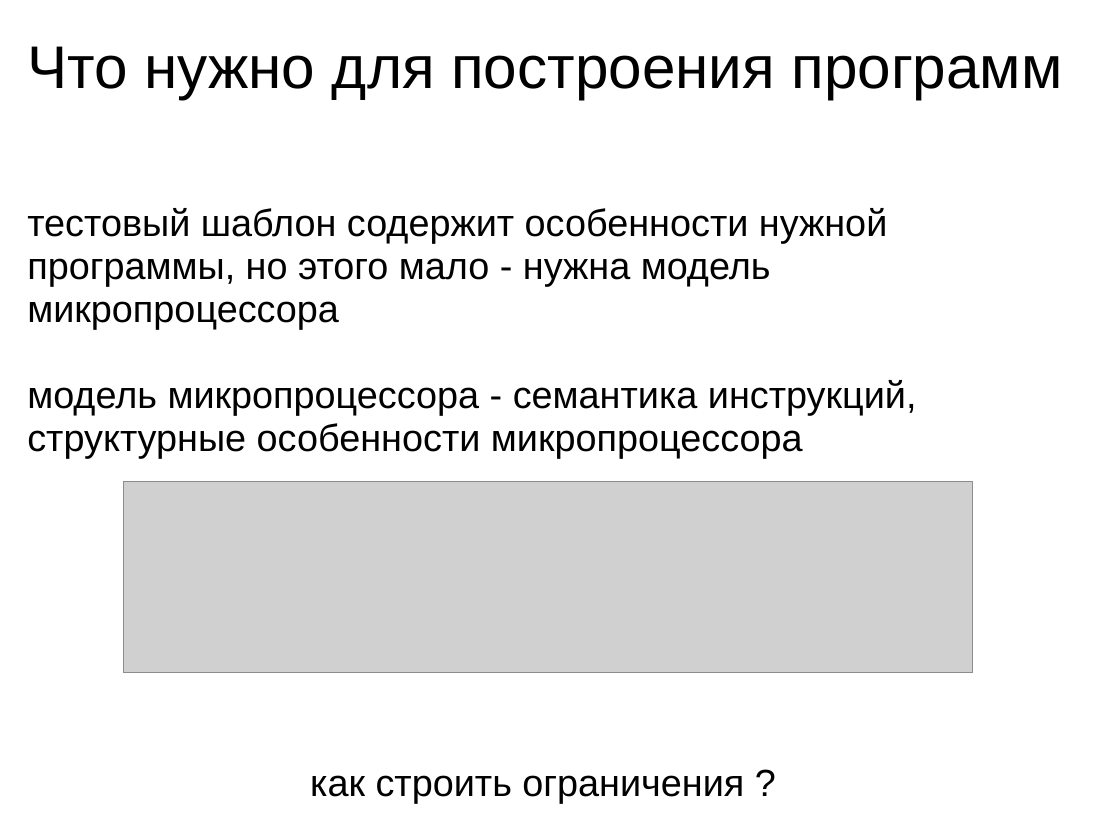
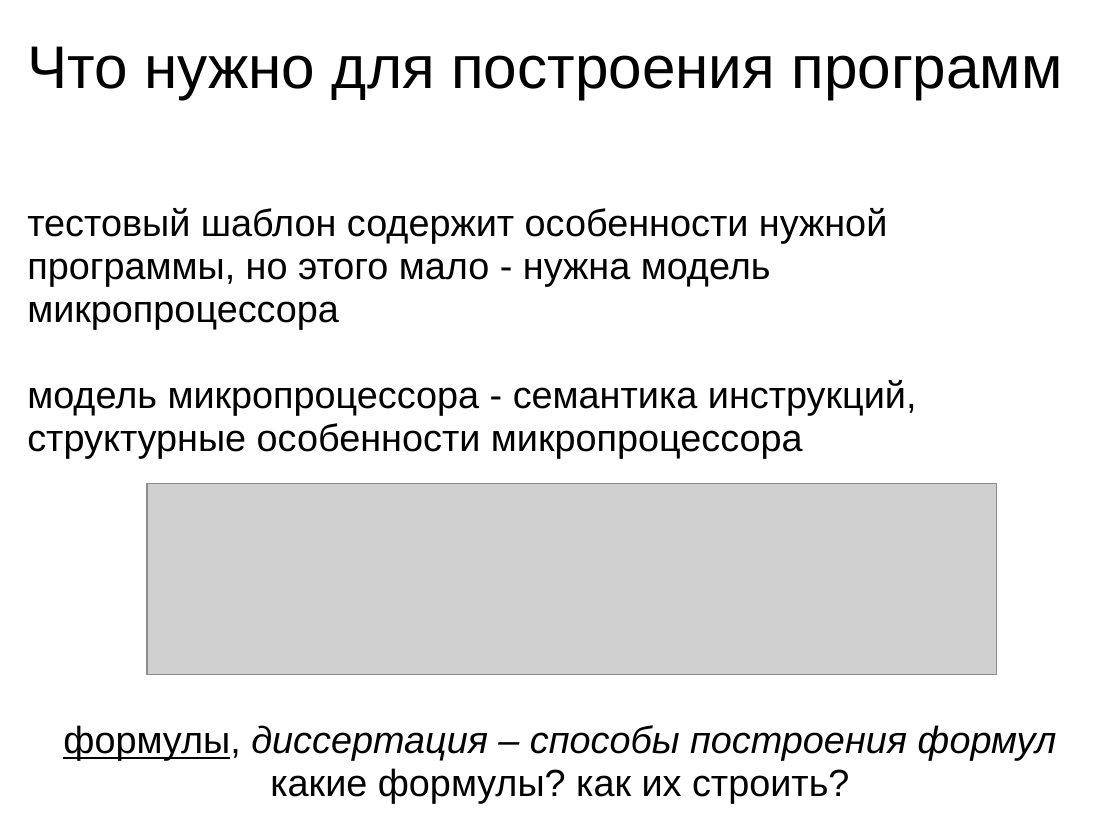
Before and after one commit to kornevgen/tesla-project, a slide deck: slide 8 of papers/THESIS/talks/ivan2010/ivan2010.ppt. Drawn at 1120x840 pixels with LibreOffice and Linux fonts; fonts in the diff are those of the drawing; grey boxes stand for pictures. Boxes give left, top, right and bottom in pixels: in the first picture for what was removed or moved away, otherwise in the second. Text is boxed around its words. In the diff, an @@ line names an element or a change of style, - is before the commit and + after.

```diff
--- a/papers/THESIS/talks/ivan2010/ivan2010.ppt
+++ b/papers/THESIS/talks/ivan2010/ivan2010.ppt
@@ picture: place and size @@
-picture at <box>123,482,973,673</box>
+picture at <box>147,484,997,675</box>
@@ text at <box>63,725,1057,803</box>: text changed; italic on @@
-как строить ограничения ?
+формулы, диссертация – способы построения формул
+какие формулы? как их строить?
```
Also in this commit, not shown: 15 other slides changed, 1 slide added, 3 slides removed.
